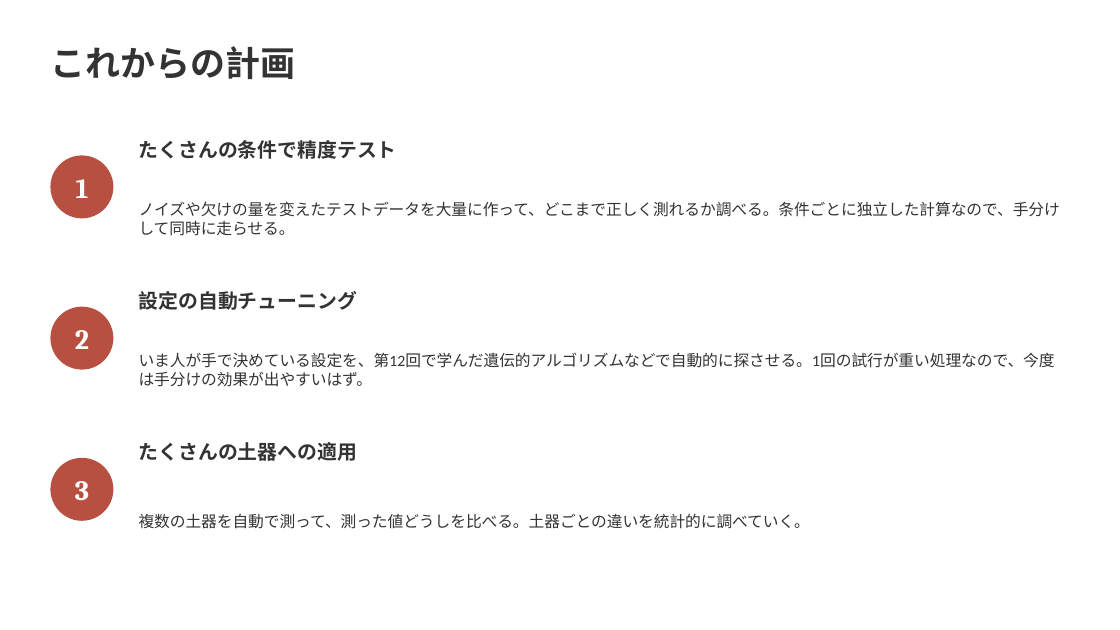
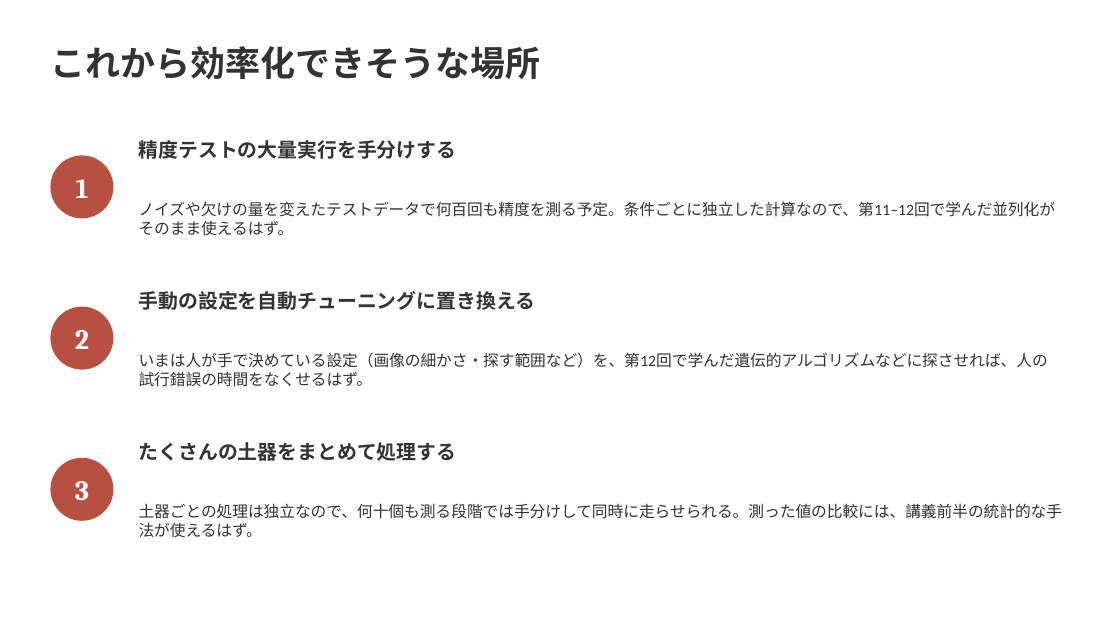
Before and after one commit to Ryusan09/MultivariatAanalysis, a slide deck: slide 7 of 13/第13回発表_修士研究と大規模計算.pptx (slide 9 before the commit). Drawn at 1120x630 pixels with LibreOffice and Linux fonts; fonts in the diff are those of the drawing. Boxes give left, top, right and bottom in pixels: in the first picture for what was removed or moved away, otherwise in the second. Text is boxed around its words. In the diff, an @@ line names an element or a change of style, - is before the commit and + after.

```diff
--- a/13/第13回発表_修士研究と大規模計算.pptx
+++ b/13/第13回発表_修士研究と大規模計算.pptx
@@ text at [50, 46, 540, 79]: text changed @@
-これからの計画
+これから効率化できそうな場所
@@ text at [139, 140, 457, 159]: text changed @@
-たくさんの条件で精度テスト
+精度テストの大量実行を手分けする
@@ text at [139, 201, 1056, 236]: text changed @@
-ノイズや欠けの量を変えたテストデータを大量に作って、どこまで正しく測れるか調べる。条件ごとに独立した計算なので、手分けして同時に走らせる。
+ノイズや欠けの量を変えたテストデータで何百回も精度を測る予定。条件ごとに独立した計算なので、第11–12回で学んだ並列化がそのまま使えるはず。
@@ text at [139, 291, 536, 310]: text changed @@
-設定の自動チューニング
+手動の設定を自動チューニングに置き換える
@@ text at [139, 352, 1048, 387]: text changed @@
-いま人が手で決めている設定を、第12回で学んだ遺伝的アルゴリズムなどで自動的に探させる。1回の試行が重い処理なので、今度は手分けの効果が出やすいはず。
+いまは人が手で決めている設定（画像の細かさ・探す範囲など）を、第12回で学んだ遺伝的アルゴリズムなどに探させれば、人の試行錯誤の時間をなくせるはず。
@@ text at [139, 442, 457, 461]: text changed @@
-たくさんの土器への適用
+たくさんの土器をまとめて処理する
@@ text at [139, 503, 1063, 538]: text changed @@
-複数の土器を自動で測って、測った値どうしを比べる。土器ごとの違いを統計的に調べていく。
+土器ごとの処理は独立なので、何十個も測る段階では手分けして同時に走らせられる。測った値の比較には、講義前半の統計的な手法が使えるはず。
```
Also in this commit, not shown: 4 other slides changed, 1 slide removed.
